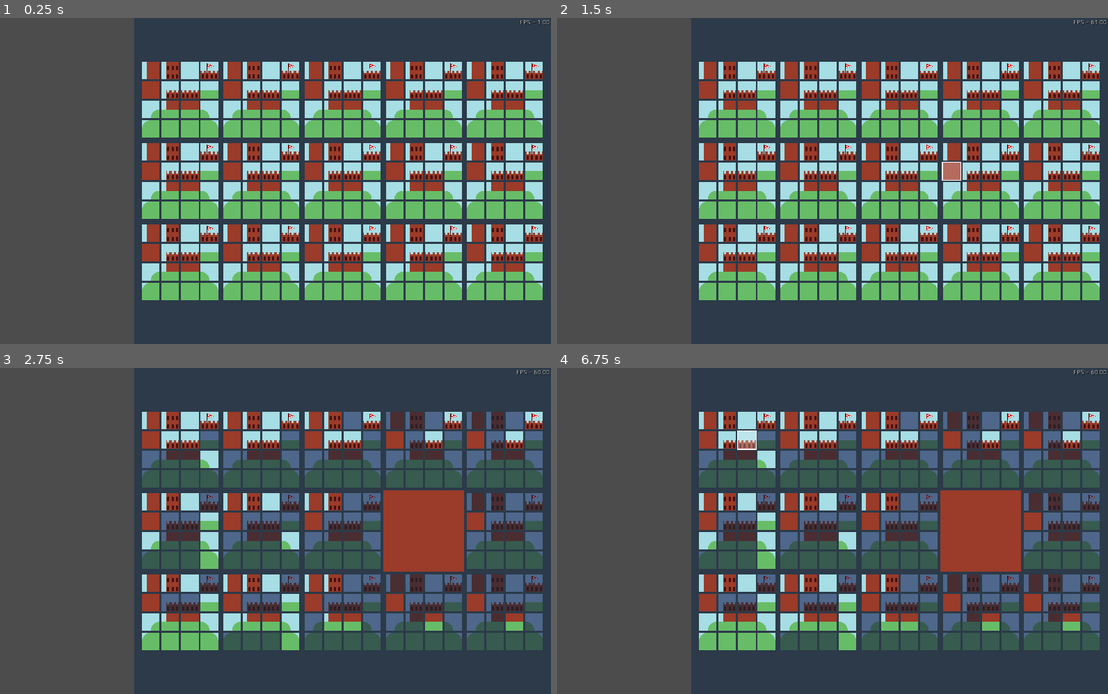
Above: before the commit, frames 1-4 (two rows, left to right).
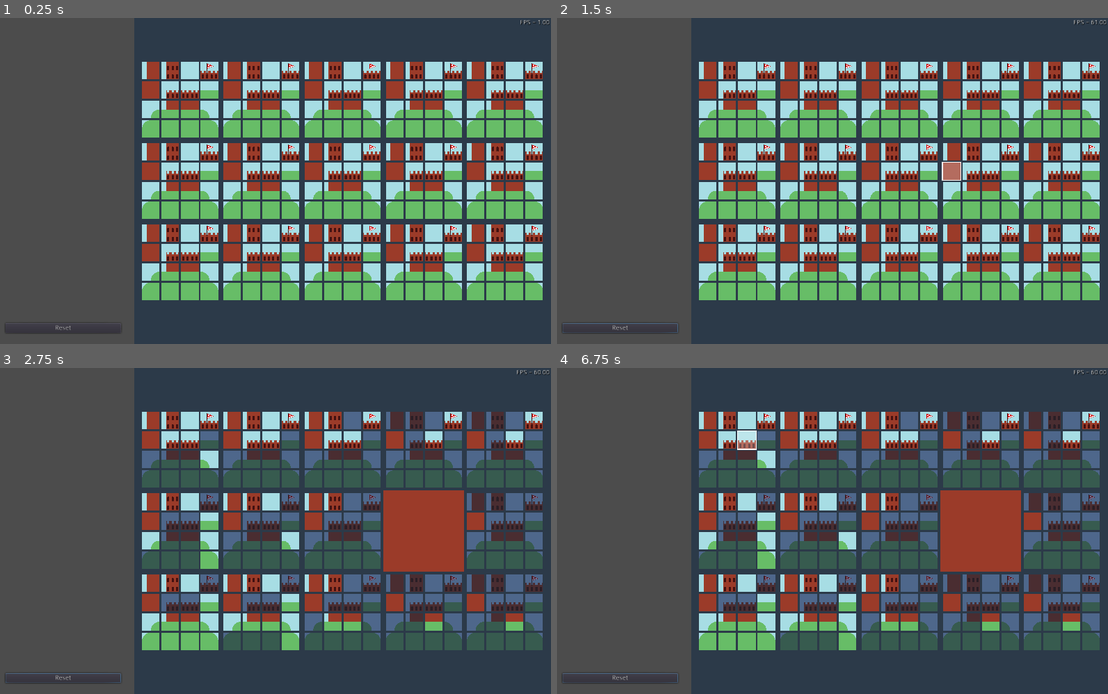
Above: after the commit, the same moments.

Repository: petraszd/vilniuspy-wave-func-collapse-slides
Game: Godot game, scene res://Scenes/Main.tscn
The game is run twice, just before and just after one commit, with the same random seed, the same clock (stepped at 60 frames per second) and the same inputs.
Inputs (mouse positions are in pixels of both pictures, inside the frame that each line leads up to):
- Up to frame 1 (0.25 s): no input
- Up to frame 2 (1.5 s): click (617, 327) at 0.5 s, where only the run after the commit has a clickable "Reset"; move the mouse to (953, 164) at 1.27 s; click (953, 164) at 1.42 s
- Up to frame 3 (2.75 s): move the mouse to (159, 547) at 2.02 s; click (159, 547) at 2.17 s
- Up to frame 4 (6.75 s): move the mouse to (887, 459) at 2.77 s; click (887, 459) at 2.92 s; move the mouse to (799, 596) at 3.52 s; click (799, 596) at 3.67 s; move the mouse to (997, 579) at 4.27 s; click (997, 579) at 4.42 s; move the mouse to (661, 482) at 5.02 s; click (661, 482) at 5.17 s; move the mouse to (860, 531) at 5.77 s; click (860, 531) at 5.92 s; move the mouse to (744, 449) at 6.52 s; click (744, 449) at 6.67 s

The runs differ from the first frame. In frame 1, less than 0.1% of the frame differs, in the area x 0-22%, y 94-97%; in frame 2, 0.2%, in the area x 0-22%, y 93-97%; in frame 3, 0.2%; in frame 4, 0.2%.

Commit message:
Restoring

Diff:
--- a/Scenes/Main.tscn
+++ b/Scenes/Main.tscn
@@ -17,12 +17,34 @@
 "_edit_use_anchors_": false
 }
 
-[node name="VBoxContainer" type="VBoxContainer" parent="HBoxContainer"]
+[node name="MarginContainer" type="MarginContainer" parent="HBoxContainer"]
 margin_right = 506.0
 margin_bottom = 1200.0
 size_flags_horizontal = 3
 size_flags_vertical = 3
 size_flags_stretch_ratio = 0.33
+custom_constants/margin_right = 40
+custom_constants/margin_top = 40
+custom_constants/margin_left = 40
+custom_constants/margin_bottom = 40
+
+[node name="VBoxContainer" type="VBoxContainer" parent="HBoxContainer/MarginContainer"]
+margin_left = 40.0
+margin_top = 40.0
+margin_right = 466.0
+margin_bottom = 1160.0
+
+[node name="HSeparator" type="HSeparator" parent="HBoxContainer/MarginContainer/VBoxContainer"]
+modulate = Color( 1, 1, 1, 0 )
+margin_right = 426.0
+margin_bottom = 1075.0
+size_flags_vertical = 3
+
+[node name="ResetButton" type="Button" parent="HBoxContainer/MarginContainer/VBoxContainer"]
+margin_top = 1083.0
+margin_right = 426.0
+margin_bottom = 1120.0
+text = "Reset"
 
 [node name="WFCCollapser" parent="HBoxContainer" instance=ExtResource( 1 )]
 anchor_right = 0.0
@@ -39,3 +61,5 @@
 margin_left = 1175.0
 margin_right = 2048.0
 margin_bottom = 1200.0
+
+[connection signal="pressed" from="HBoxContainer/MarginContainer/VBoxContainer/ResetButton" to="HBoxContainer/WFCCollapser" method="_on_ResetButton_pressed"]
--- a/Scripts/WFCCollapser.gd
+++ b/Scripts/WFCCollapser.gd
@@ -129,3 +129,10 @@
 
     $Groups.position.x = x_delta
     $Groups.position.y = y_delta
+
+func restore_state():
+    for tile in tiles:
+        tile.restore_state()
+
+func _on_ResetButton_pressed():
+    restore_state()
--- a/Scripts/WFCTile.gd
+++ b/Scripts/WFCTile.gd
@@ -43,7 +43,7 @@
 
 # Anim helpers
 var selected_anim_t: float = 0.0
-var not_selected_anim_t: float = -1.0
+var not_selected_anim_t: float = 0.0
 
 # Temp vars
 var hov_rect = Rect2()
@@ -169,6 +169,14 @@
     for i in range(n):
         availability_flags.set(i, AvailabilityFlag.AVAILABLE)
 
+func restore_state():
+    hovered = WFC.NO_INDEX
+    selected = WFC.NO_INDEX
+    current_state = TileState.NOT_SELECTED
+    for i in range(len(availability_flags)):
+        availability_flags.set(i, AvailabilityFlag.AVAILABLE)
+    update()
+
 func process_local_mouse_position(mouse_pos):
     if selected != WFC.NO_INDEX:
         return false
@@ -211,6 +219,7 @@
     current_state = TileState.SELECTED
     update()
 
+    selected_anim_t = 0.0
     if (
         tween.interpolate_property(
             self, "selected_anim_t",
@@ -263,7 +272,7 @@
 
     if num_disabled > 0:
         update()
-        not_selected_anim_t = 0
+        not_selected_anim_t = 0.0
         if tween.interpolate_property(
             self, "not_selected_anim_t", 0.0, 1.0, 0.25,
             Tween.TRANS_LINEAR, Tween.EASE_IN_OUT
